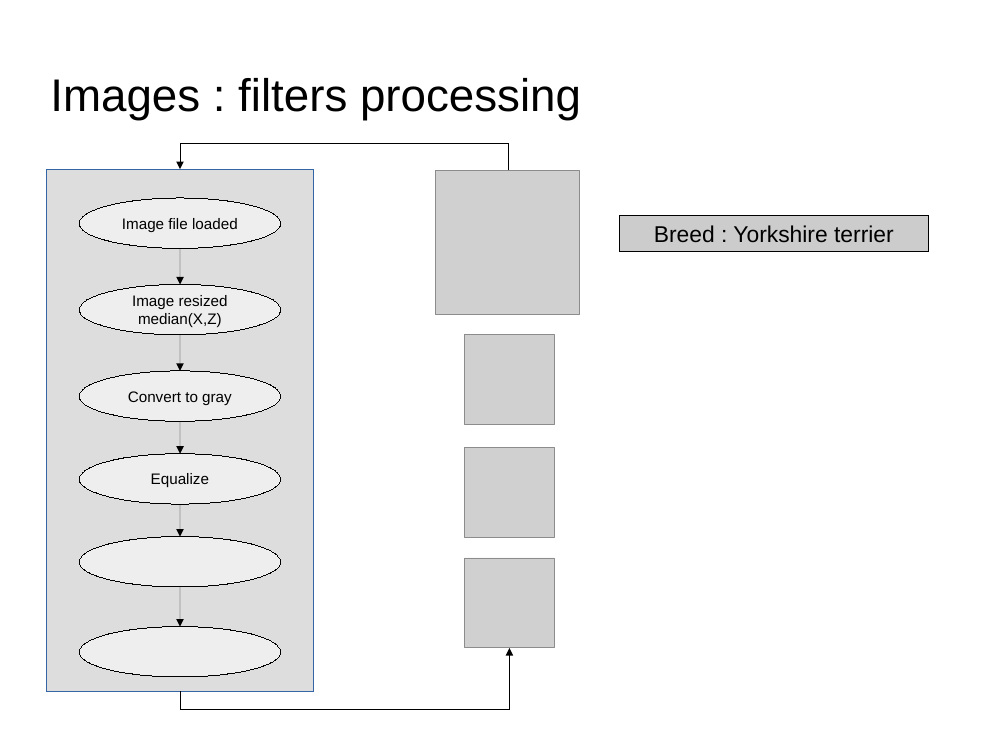
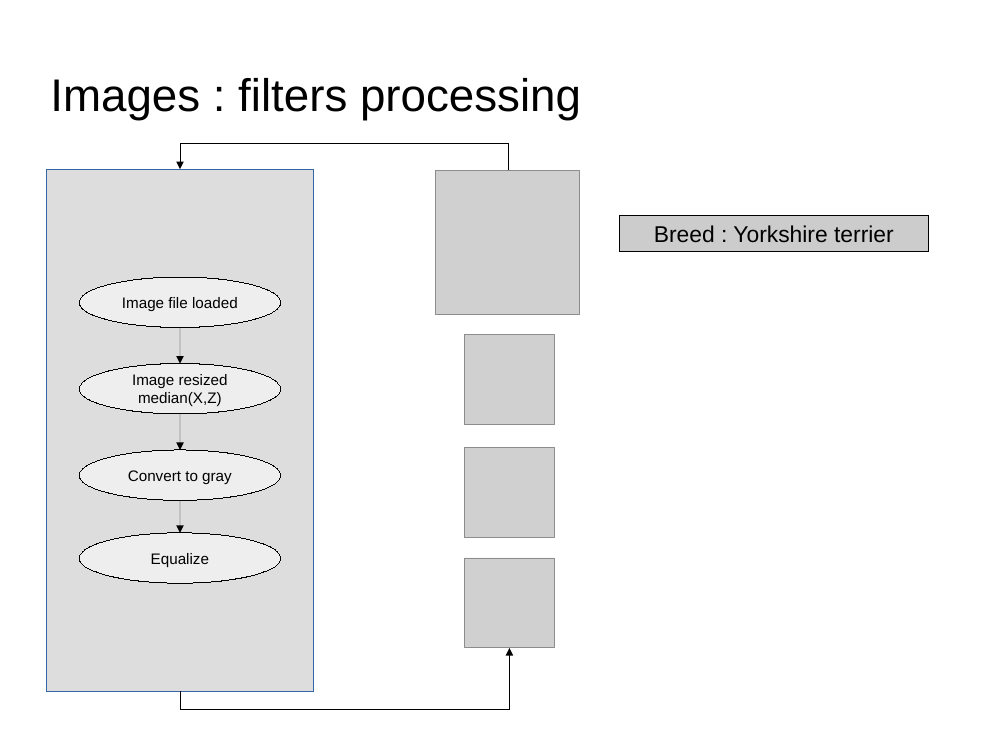
Before and after one commit to dataforcast/OC_Datascientist, a slide deck: slide 3 of P7/report/Openclassrooms_ParcoursDatascientist_P7-V1.odp. Drawn at 1008x756 pixels with LibreOffice and Linux fonts; fonts in the diff are those of the drawing; grey boxes stand for pictures; background and template pictures are left out. Boxes give left, top, right and bottom in pixels: in the first picture for what was removed or moved away, otherwise in the second. Text is boxed around its words. In the diff, an @@ line names an element or a change of style, - is before the commit and + after.

```diff
--- a/P7/report/Openclassrooms_ParcoursDatascientist_P7-V1.odp
+++ b/P7/report/Openclassrooms_ParcoursDatascientist_P7-V1.odp
@@ arrow removed from (180, 249) to (180, 284) @@
@@ arrow moved from (180, 335) - (180, 371) to (180, 327) - (180, 364) @@
@@ arrow moved from (180, 422) - (180, 454) to (180, 414) - (180, 450) @@
@@ arrow moved from (180, 504) - (180, 537) to (180, 500) - (180, 533) @@
@@ 4 ellipses moved together from (x1=80, y1=198, x2=281, y2=504) to (x1=80, y1=277, x2=281, y2=584) @@
@@ ellipse removed at (x1=80, y1=537, x2=281, y2=587) @@
@@ arrow removed from (180, 587) to (180, 627) @@
@@ ellipse removed at (x1=80, y1=627, x2=281, y2=677) @@
```
Also in this commit, not shown: 8 other slides changed, 8 slides added, 2 slides removed, 7 other files.
